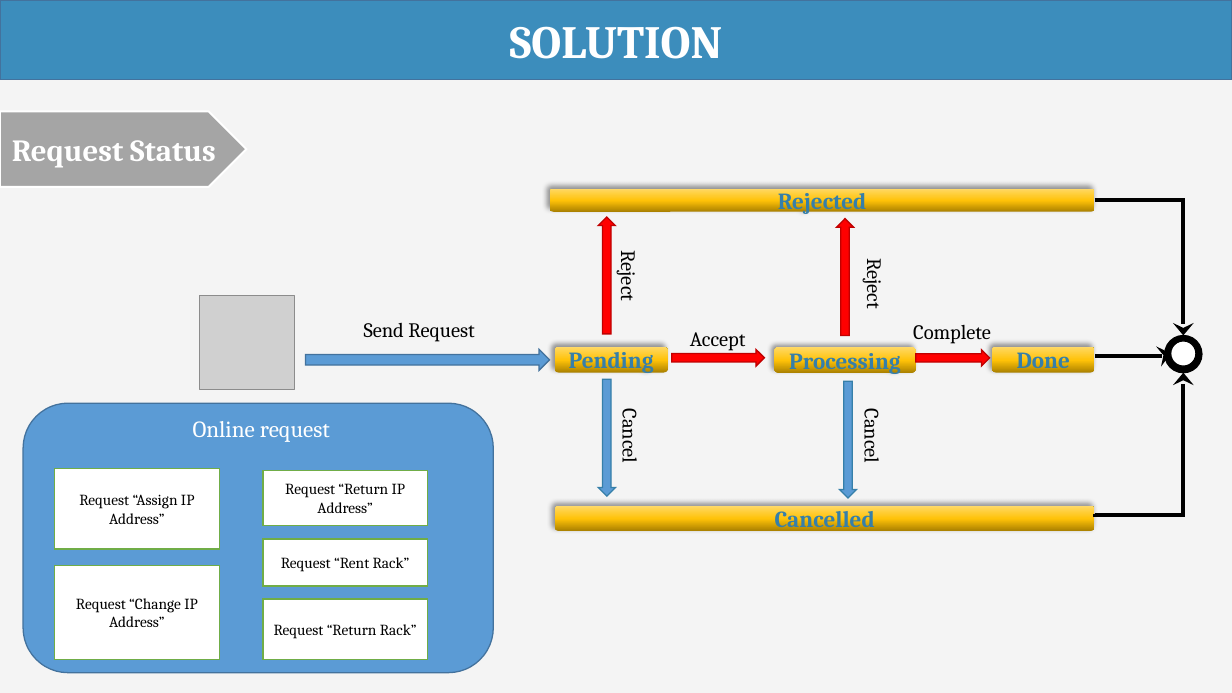
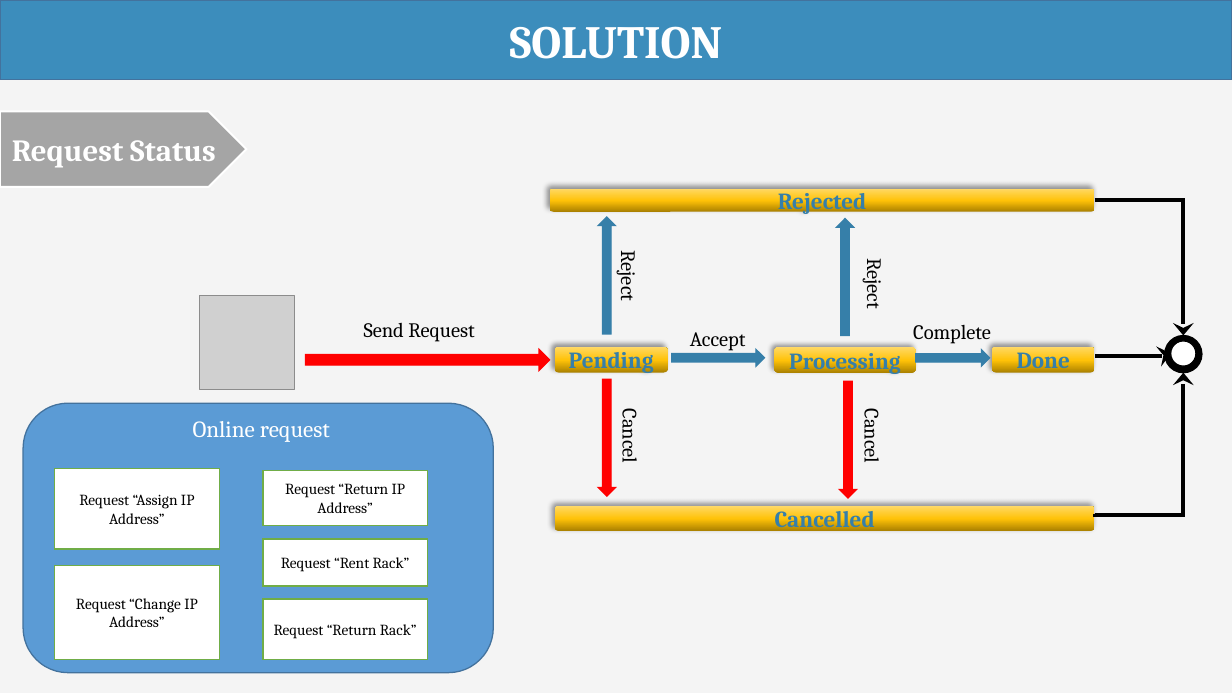
Before and after one commit to haltt051093/IMS-datacenter, a slide deck: slide 18 of Document/Presentation/IMS_20160408_Presentation.pptx. Drawn at 1232x693 pixels with LibreOffice and Linux fonts; fonts in the diff are those of the drawing; grey boxes stand for pictures. Boxes give left, top, right and bottom in pixels: in the first picture for what was removed or moved away, otherwise in the second. Text is boxed around its words. In the diff, an @@ line names an element or a change of style, - is before the commit and + after.

```diff
--- a/Document/Presentation/IMS_20160408_Presentation.pptx
+++ b/Document/Presentation/IMS_20160408_Presentation.pptx
@@ fill #FF0000 to #367FA9; outline #C00000 1 pt to #367FA9 1 pt in 4 elements at <box>672,349,764,366</box>, <box>916,350,990,367</box>, <box>598,217,616,335</box>, <box>836,219,854,336</box> @@
@@ right arrow at <box>306,349,550,371</box>: fill #5B9BD5 to #FF0000; outline #43739E 1 pt to #FF0000 1 pt @@
@@ right arrow at <box>598,379,616,496</box>: fill #5B9BD5 to #FF0000; outline #367FA9 1 pt to #FF0000 1 pt @@
@@ right arrow at <box>839,381,857,498</box>: fill #5B9BD5 to #FF0000; outline #367FA9 1 pt to #FF0000 1 pt @@
```
Also in this commit, not shown: 22 other slides changed, 3 slides added, 4 other files.
